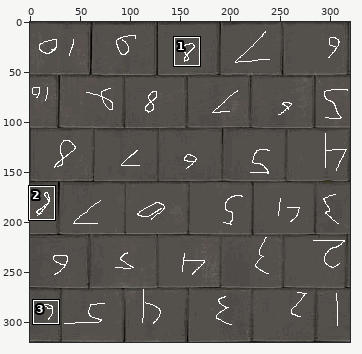
Sprite sheet: cache_assets/Guide.png. Above, an overview of the earlier version with the close-up marked.
Close-up. The starting point:
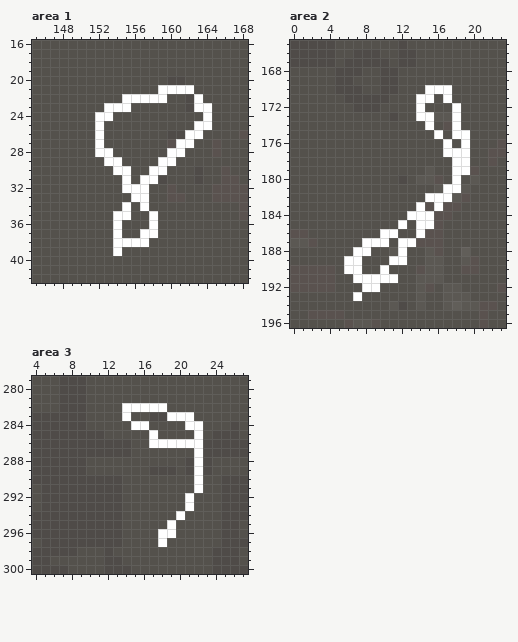
The file is 320x320 pixels. Colours within 5 levels of each other are drawn and written as one. Shown: area 1: x 145..168, y 16..42; area 2: x 0..23, y 165..196; area 3: x 4..27, y 279..300. The commit also changed other parts of the picture, which this record leaves out.
After the commit:
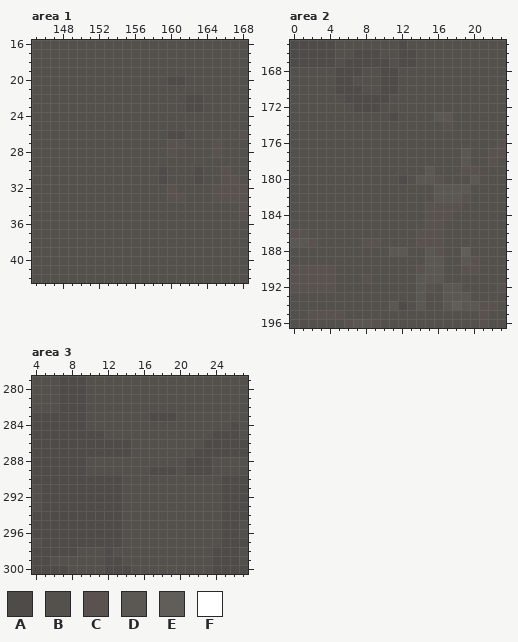
Palette (. is transparent): A #4f4b48  B #54514c  C #5a524f  D #5b5853  E #615e59  F #ffffff
Difference:
Changed rows in their new state; - is an unchanged pixel.
Area 1:
first column x 152:
21 -------BBBB--
22 ---BBBBB---A-
23 -BBB-------AB
24 BB----------B
25 B----------BB
26 B---------BB-
27 B--------CB--
28 BB------CB---
29 -BB----BB----
30 --BB--BA-----
31 ---B-BB------
32 ---BBB-------
33 ----BB-------
34 ---B-B-------
35 --BB--B------
36 --B---B------
37 --B--BB------
38 --BBBB-------
39 --B----------
Area 2:
first column x 6:
170 ---------BBB--
171 --------BB-B--
172 --------B---B-
173 --------BB--B-
174 ---------B--B-
175 ----------B-BB
176 -----------B-B
177 -----------BBD
178 ------------BD
179 ------------BC
180 ------------B-
181 -----------DD-
182 ---------BDD--
183 --------B-C---
184 -------BBC----
185 ------B-BC----
186 ----BB--C-----
187 --CCB-BB------
188 -BB---D-------
189 BB---BB-------
190 BB--B---------
191 -BCBBB--------
192 --BB----------
193 -B------------
Area 3:
first column x 14:
282 BBBBB----
283 B----ABB-
284 -BB----BB
285 ---B----B
286 ---BBBBBB
287 --------A
288 --------A
289 --------A
290 --------B
291 --------B
292 -------B-
293 -------B-
294 ------B--
295 -----B---
296 ----BB---
297 ----B----
Boxes around the changes in both close-ups, in picture pixels (x1, y1, x2, y2):
changed: (95, 85, 212, 256)
changed: (344, 85, 470, 301)
changed: (122, 403, 203, 547)
